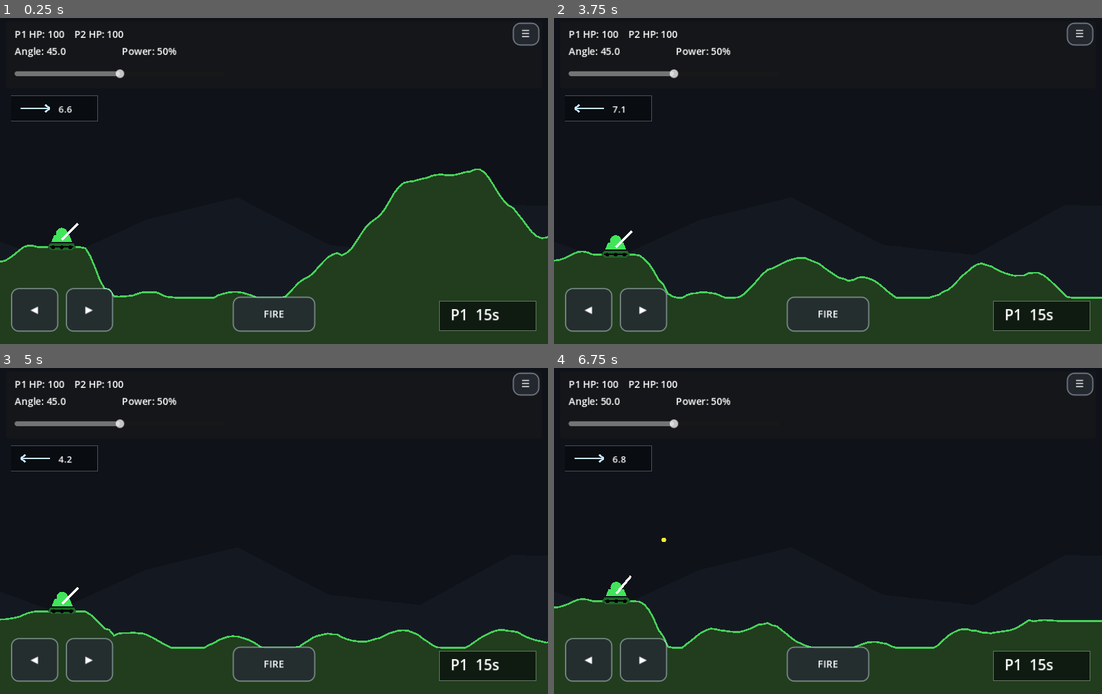
Above: before the commit, frames 1-4 (two rows, left to right).
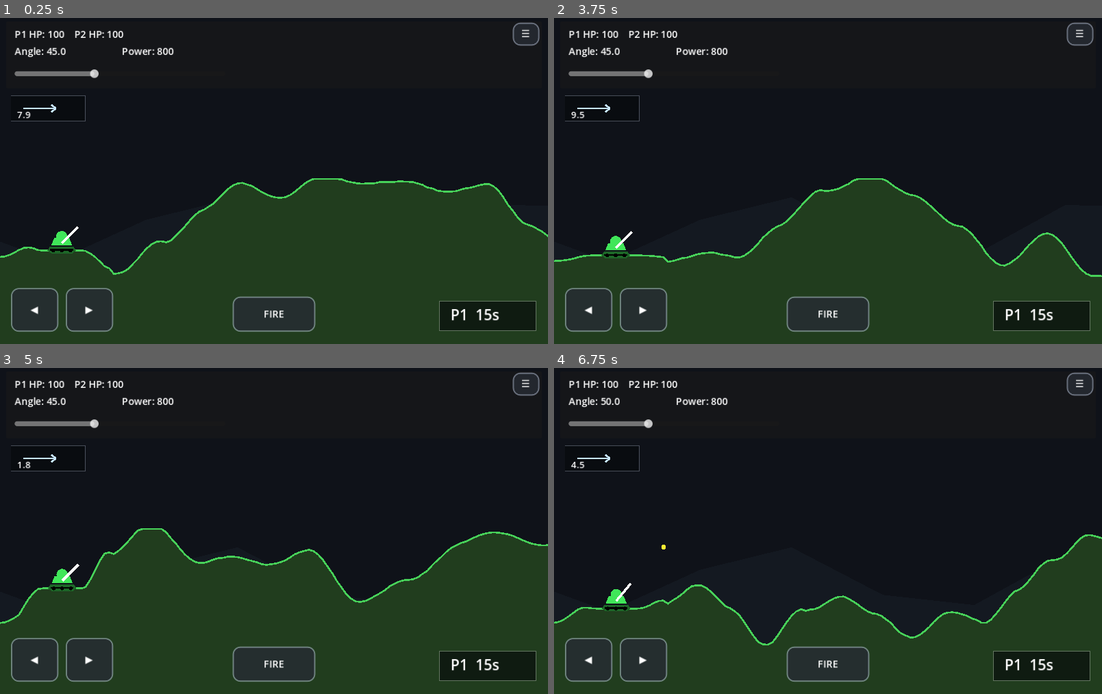
Above: after the commit, the same moments.

Repository: nwrowe/tilt-tanks
Game: Godot game, scene res://scenes/Main.tscn
The game is run twice, just before and just after one commit, with the same random seed, the same clock (stepped at 60 frames per second) and the same inputs.
Inputs:
- Up to frame 1 (0.25 s): no input
- Up to frame 2 (3.75 s): click "☰" at 0.5 s; click "◀" at 1.25 s; click "▶" at 2 s; click "FIRE" at 2.75 s; click "Rematch" at 3.5 s
- Up to frame 3 (5 s): tap Enter (ui_accept) at 4.25, 4.52 s; hold Right from 4.28 s (still down); hold R from 4.28 s (still down)
- Up to frame 4 (6.75 s): release Right at 5.03 s; release R at 5.03 s; hold Down 5.03-5.78 s; tap Space at 5.1, 6.6 s; tap Enter (ui_accept) at 5.27, 5.75 s; hold Right 5.78-6.53 s; hold R 5.78-6.53 s; hold Up from 6.53 s (still down)

The runs differ from the first frame. In frame 1, 14% of the frame differs, in the area x 0-100%, y 9-87%; in frame 2, 14%; in frame 3, 23%; in frame 4, 10%.

Commit message:
Revert scene to pre-hole heightfield terrain

Diff:
--- a/scenes/Main.tscn
+++ b/scenes/Main.tscn
@@ -1,6 +1,6 @@
 [gd_scene load_steps=2 format=3 uid="uid://tilttanksmain"]
 
-[ext_resource type="Script" path="res://scripts/MainMobile.gd" id="1_main"]
+[ext_resource type="Script" path="res://scripts/Main.gd" id="1_main"]
 
 [node name="Main" type="Node2D"]
 script = ExtResource("1_main")
@@ -40,17 +40,17 @@
 offset_top = 38.0
 offset_right = 360.0
 offset_bottom = 62.0
-text = "Power: 50 percent"
+text = "Power: 800"
 
 [node name="PowerSlider" type="HSlider" parent="UI/Panel"]
 offset_left = 14.0
 offset_top = 72.0
 offset_right = 360.0
 offset_bottom = 100.0
-min_value = 0.0
-max_value = 100.0
-step = 1.0
-value = 50.0
+min_value = 500.0
+max_value = 1300.0
+step = 10.0
+value = 800.0
 
 [node name="FireButton" type="Button" parent="UI/Panel"]
 offset_left = 380.0
